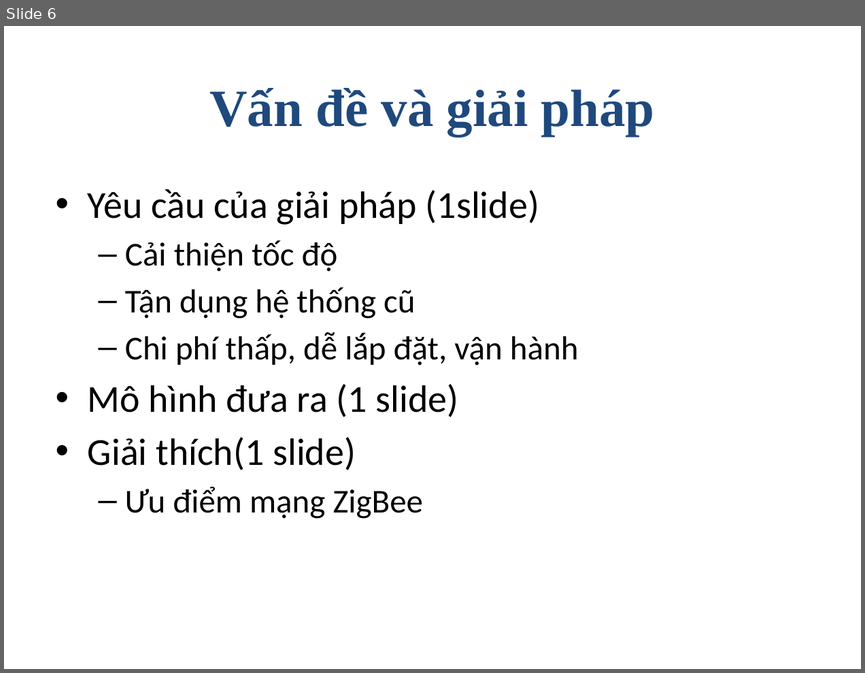
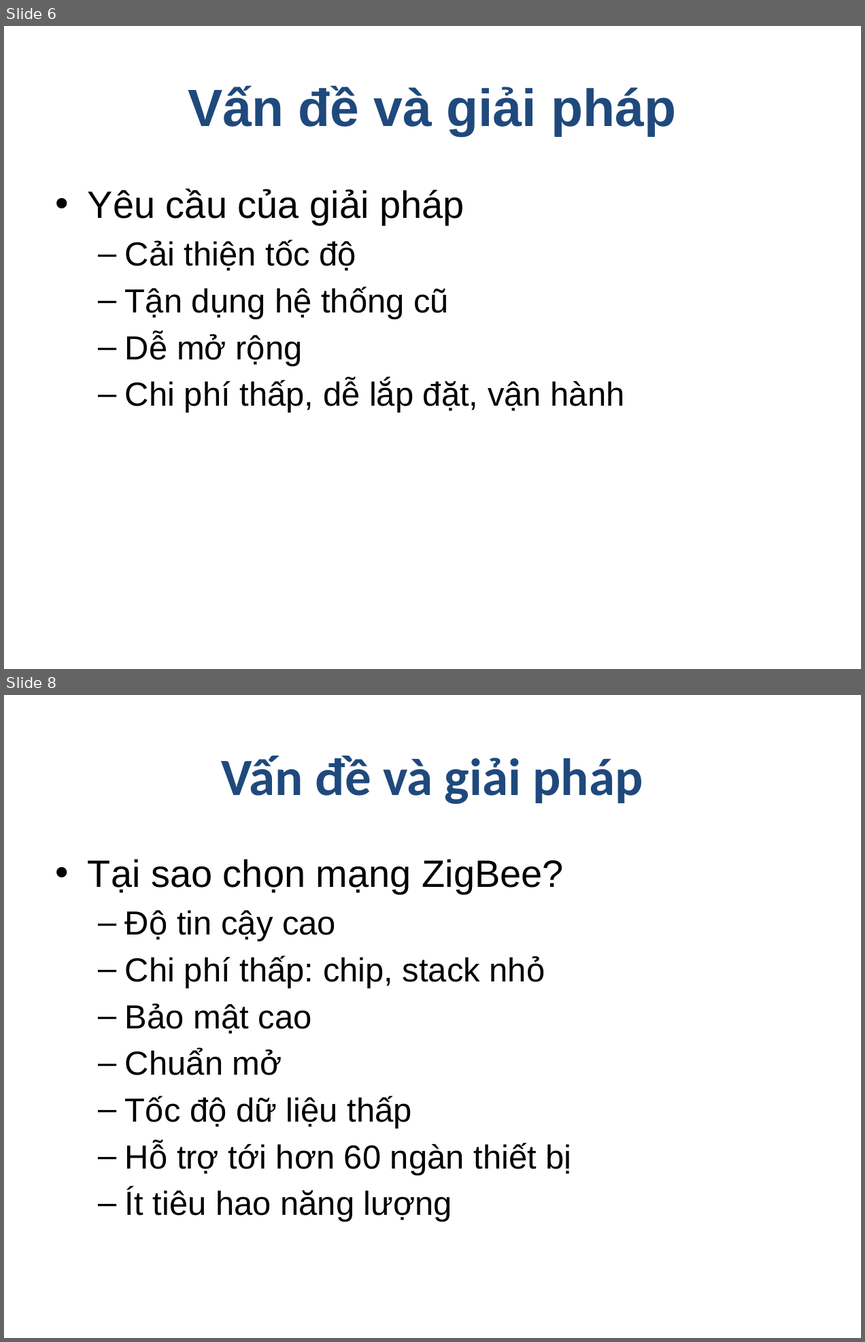
Before and after one commit to golf2109/zigbee-in-supermaket, a slide deck: docs/Report/Queue-Busting.pptx. Shown one above the other, each under a label of ours: slide 6 before the commit, slides 6 and 8 after it; the slides between them are not shown. The pictures are 865x673 and 865x1342 pixels, drawn with LibreOffice and Linux fonts; fonts in the diff are those of the drawing. Boxes give left, top, right and bottom in pixels: in the first picture for what was removed or moved away, otherwise in the second. Text is boxed around its words. In the diff, an @@ line names an element or a change of style, - is before the commit and + after.

```diff
--- a/docs/Report/Queue-Busting.pptx
+++ b/docs/Report/Queue-Busting.pptx
@@ slide 8 added at [4, 695, 861, 1338], background #FFFFFF @@
@@ title added at [221, 756, 643, 804], 44 pt, text #1F497D, bold @@
+Vấn đề và giải pháp
@@ text added at [88, 859, 572, 1221], 28 pt, text #000000 @@
+• Tại sao chọn mạng ZigBee?
+  – Độ tin cậy cao
+  – Chi phí thấp: chip, stack nhỏ
+  – Bảo mật cao
+  – Chuẩn mở
+  – Tốc độ dữ liệu thấp
+  – Hỗ trợ tới hơn 60 ngàn thiết bị
+  – Ít tiêu hao năng lượng
@@ slide 6 changed as well @@
@@ title "Vấn đề và giải pháp" at [188, 86, 676, 136]: font Times New Roman to Arial @@
@@ text at [88, 189, 464, 225]: text changed; font Calibri to Arial @@
-• Yêu cầu của giải pháp (1slide)
+• Yêu cầu của giải pháp
@@ text at [125, 240, 625, 412]: font Calibri to Arial in "Cải thiện tốc độ", "Tận dụng hệ thống cũ", "Chi phí thấp, dễ lắp đặt, vận ..." @@
@@ text at [125, 333, 303, 366]: paragraph added @@
+  – Dễ mở rộng
@@ text at [88, 384, 459, 518]: paragraphs removed @@
-• Mô hình đưa ra (1 slide)
-• Giải thích(1 slide)
-  – Ưu điểm mạng ZigBee
```
Also in this commit, not shown: 8 other slides changed, 3 other slides added.
